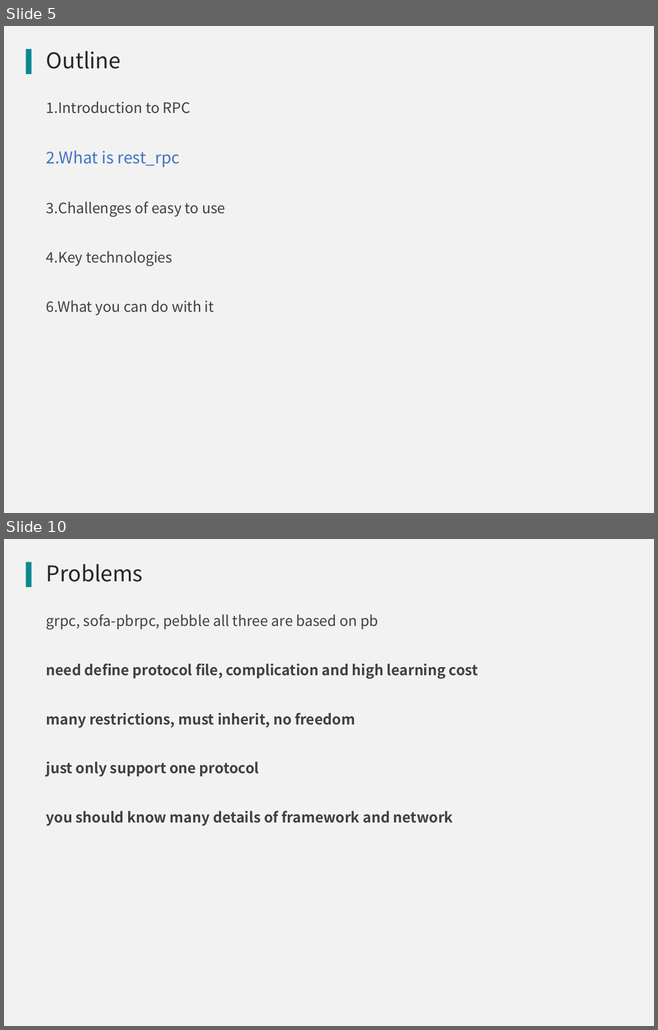
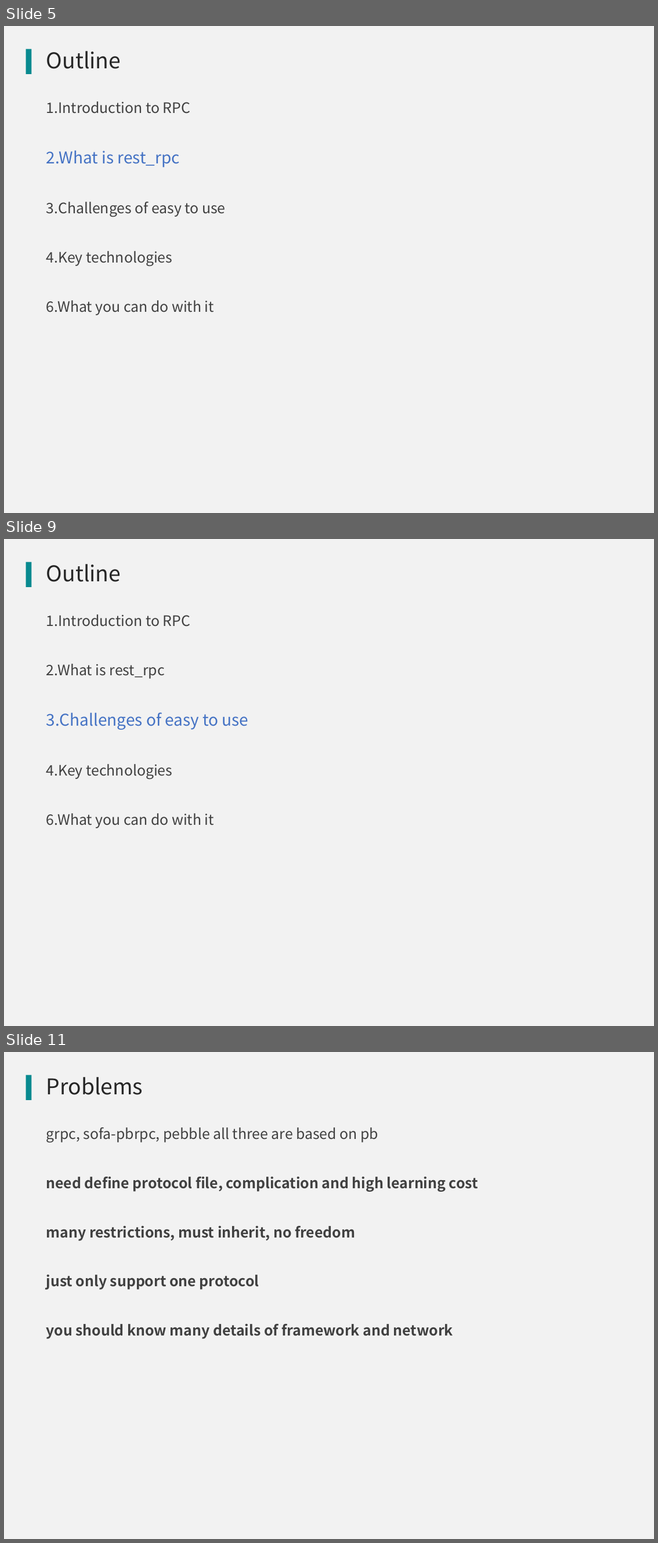
Before and after one commit to qicosmos/cppnow2017-ppt, a slide deck: An easy to use RPC framework implemented by c++11 and c++14.pptx. Shown one above the other, each under a label of ours: slides 5 and 10 before the commit, slides 5, 9 and 11 after it; the slides between them are not shown. The pictures are 658x1030 and 658x1543 pixels, drawn with LibreOffice and Linux fonts; fonts in the diff are those of the drawing; background and template pictures are left out. Boxes give left, top, right and bottom in pixels: in the first picture for what was removed or moved away, otherwise in the second. Text is boxed around its words. In the diff, an @@ line names an element or a change of style, - is before the commit and + after.

```diff
--- a/An easy to use RPC framework implemented by c++11 and c++14.pptx
+++ b/An easy to use RPC framework implemented by c++11 and c++14.pptx
@@ slide 9 added at [4, 539, 654, 1026], background #F2F2F2; not listed: 1 template element that a slide beside it also shows @@
@@ title added at [46, 564, 121, 582], 24 pt, text #262626 @@
+Outline
@@ text added at [46, 614, 249, 828], 16 pt, text #404040 @@
+1.Introduction to RPC
+2.What is rest_rpc
+3.Challenges of easy to use
+4.Key technologies
+6.What you can do with it
@@ what was slide 10 is now slide 11 @@
```
Also in this commit, not shown: 2 slides changed, 2 other slides added, 2 slides removed.
